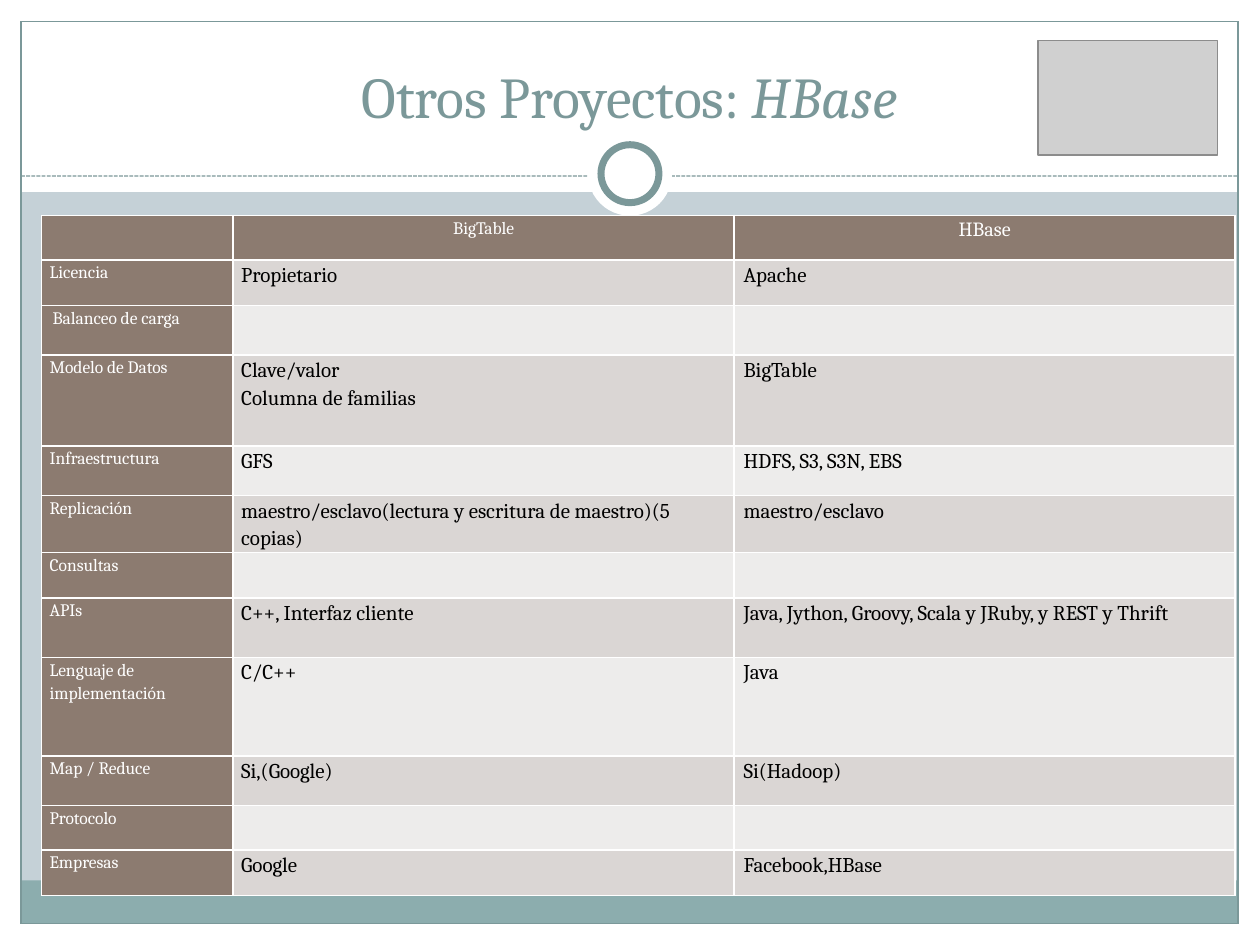
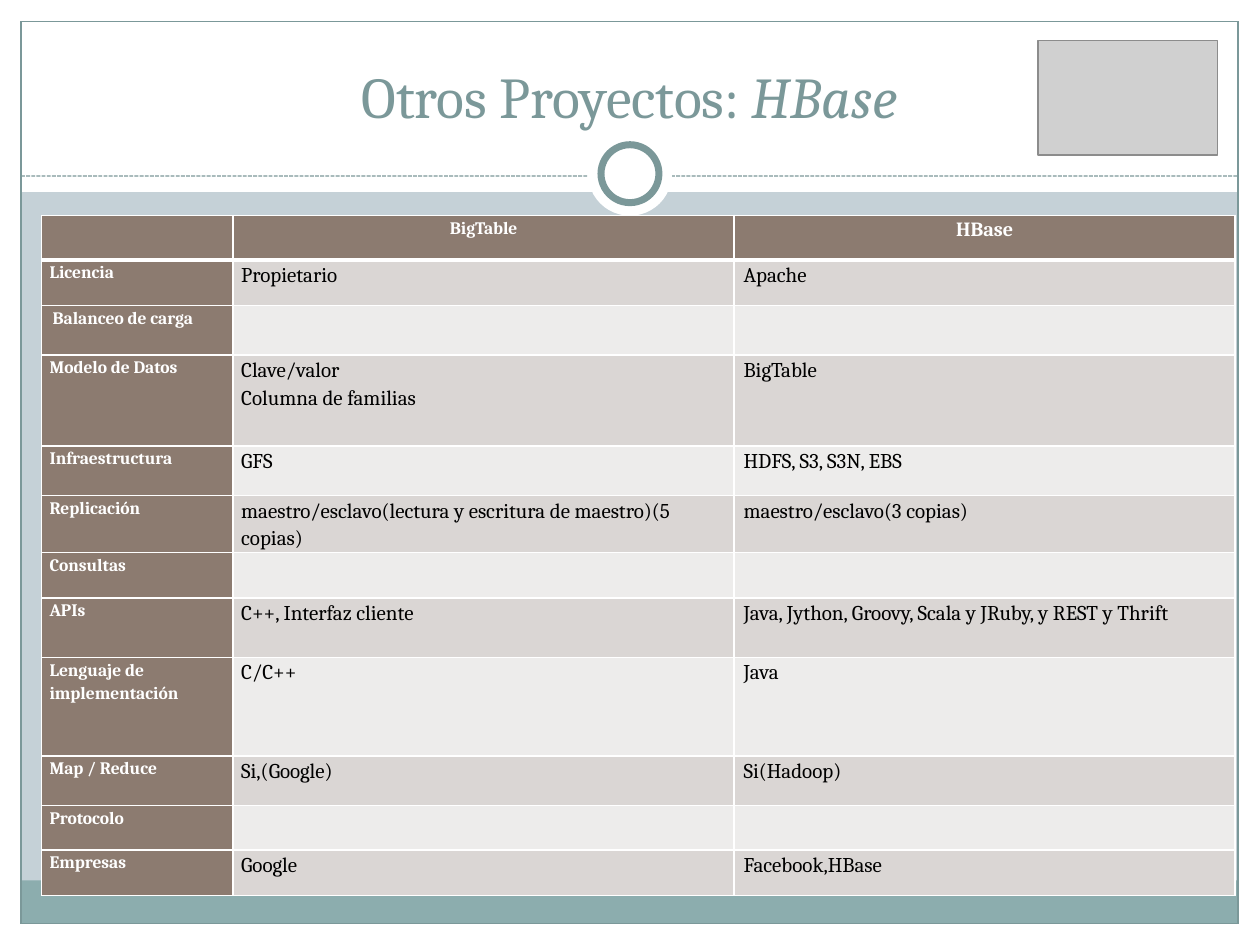
Before and after one commit to Transistores-de-silicio/Trabajo-MABD, a slide deck: slide 20 of BigTable.pptx. Drawn at 1260x945 pixels with LibreOffice and Linux fonts; fonts in the diff are those of the drawing; grey boxes stand for pictures. Boxes give left, top, right and bottom in pixels: in the first picture for what was removed or moved away, otherwise in the second. Text is boxed around its words. In the diff, an @@ line names an element or a change of style, - is before the commit and + after.

```diff
--- a/BigTable.pptx
+++ b/BigTable.pptx
@@ table at [42, 215, 1236, 897] @@
-row 6, column 3: maestro/esclavo
+row 6, column 3: maestro/esclavo(3 copias)
@@ bold on in "BigTable", "HBase", "Licencia", "Balanceo de carga" and 9 more places @@
```
Also in this commit, not shown: 14 other slides changed, 1 slide added, 2 other files.
